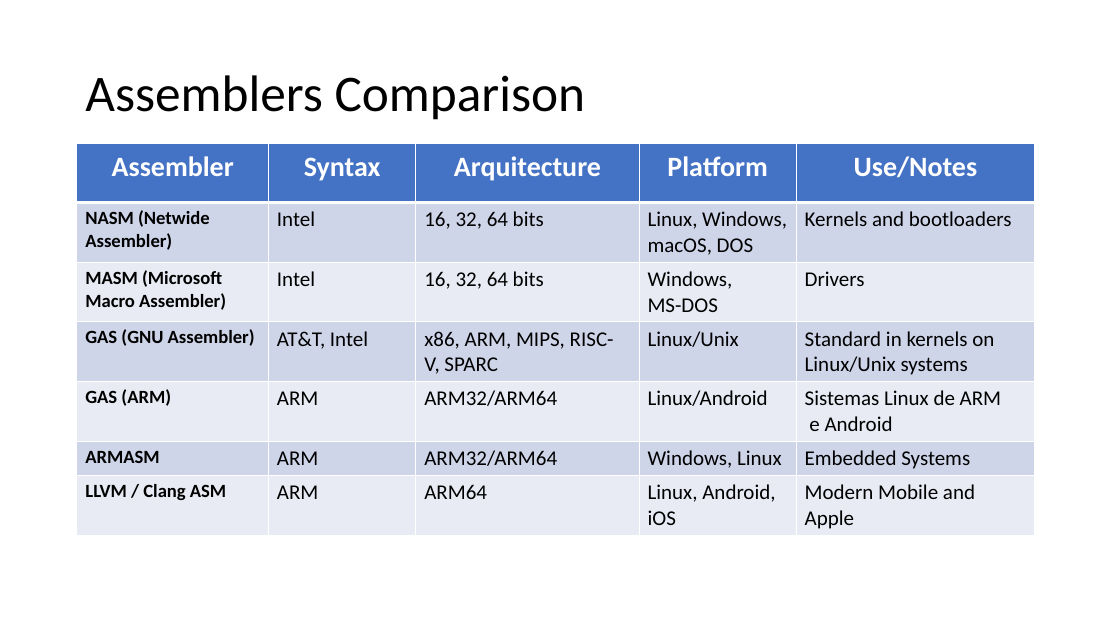
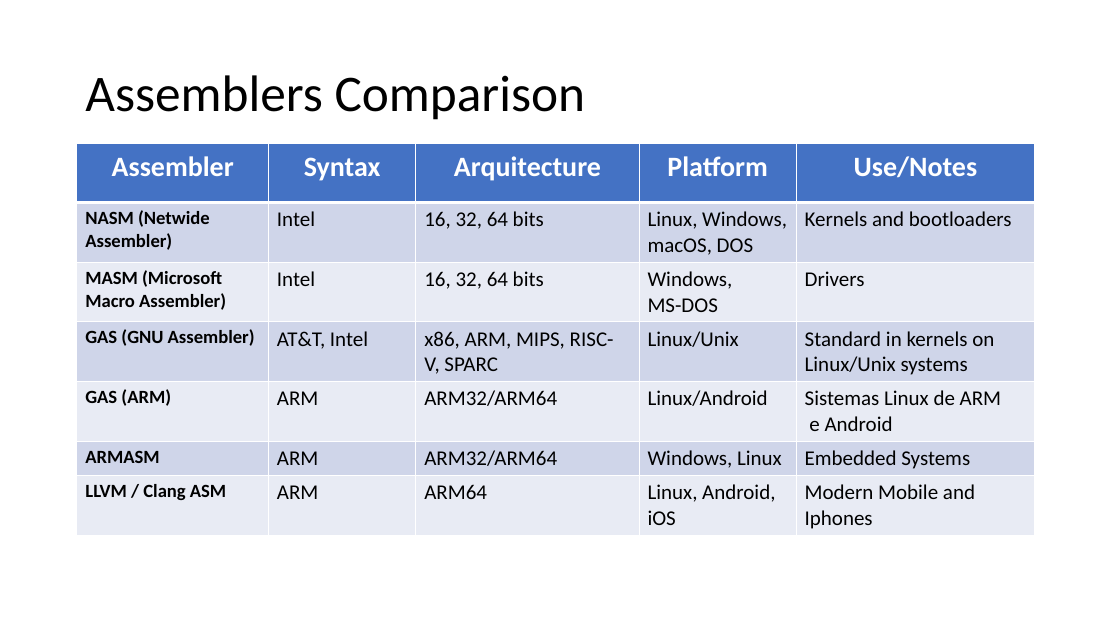
Before and after one commit to FabioRodrigues0/Faculdade, a slide deck: slide 9 of acomp/trabalhos_praticos/Apresentação ADC - Assembly.pptx (slide 11 before the commit). Drawn at 1120x630 pixels with LibreOffice and Linux fonts; fonts in the diff are those of the drawing. Boxes give left, top, right and bottom in pixels: in the first picture for what was removed or moved away, otherwise in the second. Text is boxed around its words. In the diff, an @@ line names an element or a change of style, - is before the commit and + after.

```diff
--- a/acomp/trabalhos_praticos/Apresentação ADC - Assembly.pptx
+++ b/acomp/trabalhos_praticos/Apresentação ADC - Assembly.pptx
@@ table at (77,144,1035,580) @@
-row 7, column 5: Modern Mobile and Apple
+row 7, column 5: Modern Mobile and Iphones
```
Also in this commit, not shown: 3 other slides changed, 2 slides removed.
